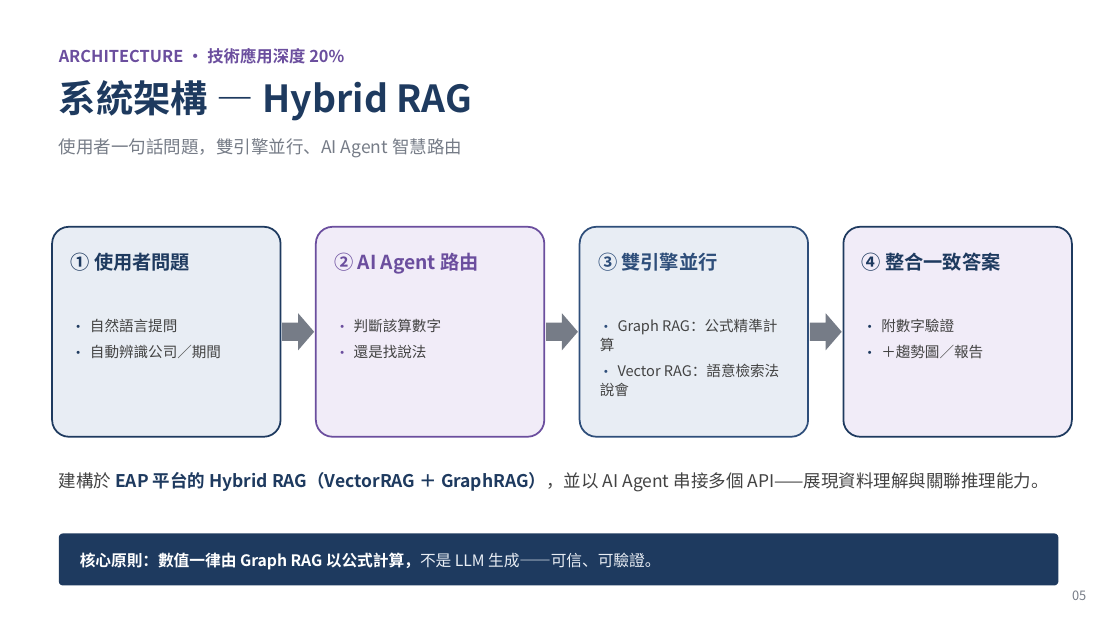
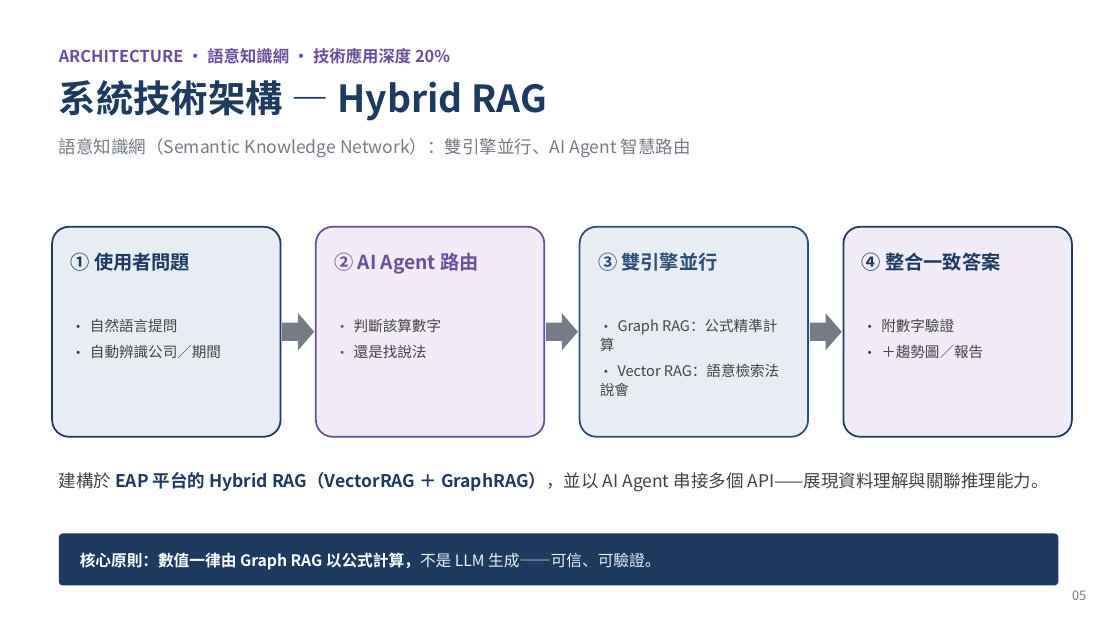
Before and after one commit to WangChiaChen/hybrid-rag-project, a slide deck: slide 5 of 有你蒸好_決賽簡報_網頁版.pptx. Drawn at 1120x630 pixels with LibreOffice and Linux fonts; fonts in the diff are those of the drawing. Boxes give left, top, right and bottom in pixels: in the first picture for what was removed or moved away, otherwise in the second. Text is boxed around its words. In the diff, an @@ line names an element or a change of style, - is before the commit and + after.

```diff
--- a/有你蒸好_決賽簡報_網頁版.pptx
+++ b/有你蒸好_決賽簡報_網頁版.pptx
@@ text at box(59, 48, 450, 64): text changed @@
-ARCHITECTURE · 技術應用深度 20%
+ARCHITECTURE · 語意知識網 · 技術應用深度 20%
@@ text at box(59, 80, 546, 121): text changed @@
-系統架構 — Hybrid RAG
+系統技術架構 — Hybrid RAG
@@ text at box(59, 138, 691, 158): text changed @@
-使用者一句話問題，雙引擎並行、AI Agent 智慧路由
+語意知識網（Semantic Knowledge Network）：雙引擎並行、AI Agent 智慧路由
```
Also in this commit, not shown: 7 other slides changed, 3 slides added, 2 slides removed.
